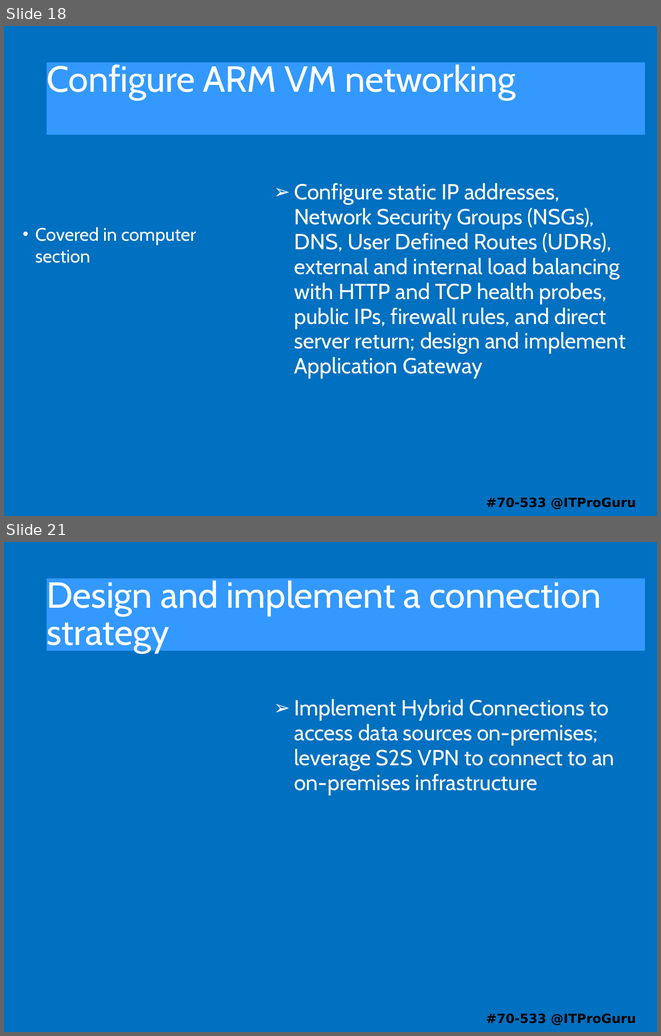
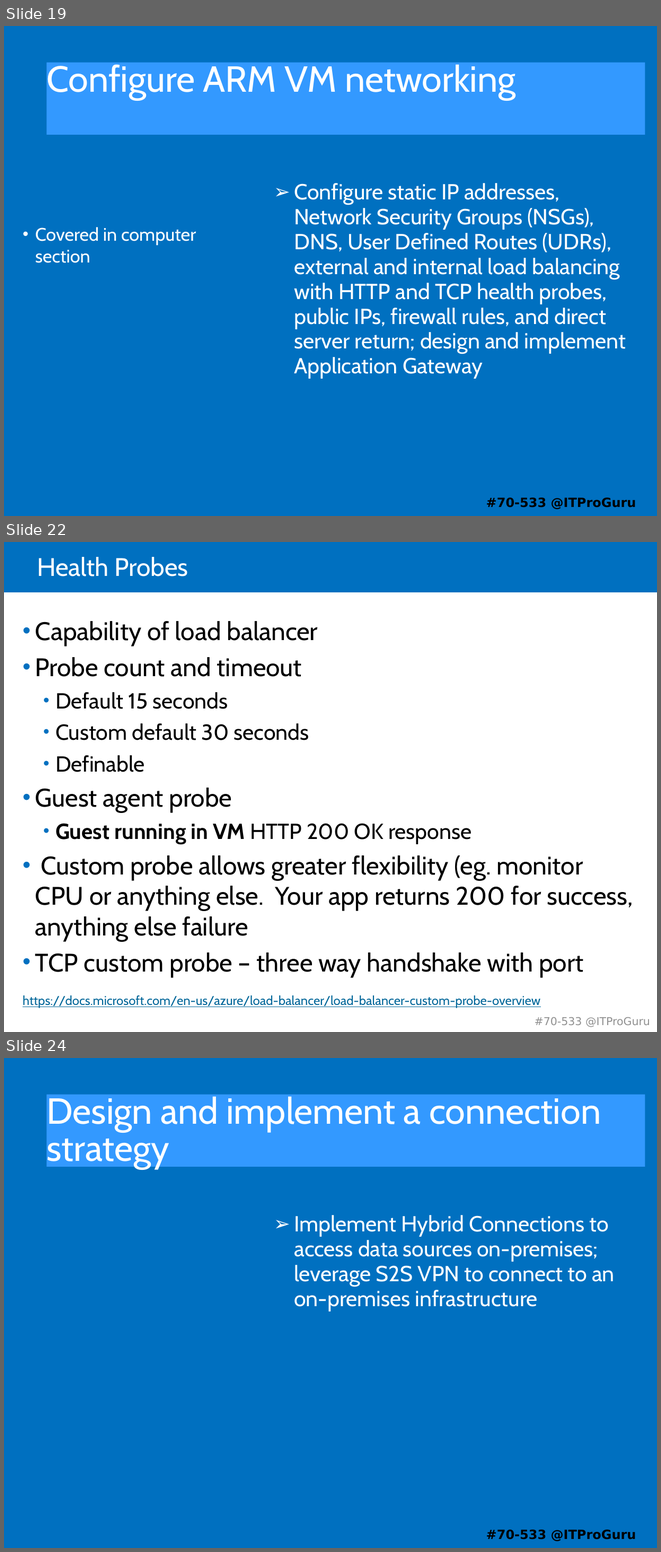
Before and after one commit to guruskill/70-533, a slide deck: 70-533-04-Network.pptx. Shown one above the other, each under a label of ours: slides 18 and 21 before the commit, slides 19, 22 and 24 after it; the slides between them are not shown. The pictures are 661x1036 and 661x1552 pixels, drawn with LibreOffice and Linux fonts; fonts in the diff are those of the drawing. Boxes give left, top, right and bottom in pixels: in the first picture for what was removed or moved away, otherwise in the second. Text is boxed around its words. In the diff, an @@ line names an element or a change of style, - is before the commit and + after.

```diff
--- a/70-533-04-Network.pptx
+++ b/70-533-04-Network.pptx
@@ slide 22 added at (4,542,657,1032), background #FFFFFF @@
@@ rectangle added at (4,542,657,592), fill #0070C0 @@
@@ title added at (37,557,188,576), 28 pt, text #FFFFFF @@
+Health Probes
@@ text added at (35,621,633,977), 28 pt, text #000000 @@
+• Capability of load balancer
+• Probe count and timeout
+  • Default 15 seconds
+  • Custom default 30 seconds
+  • Definable
+• Guest agent probe
+  • Guest running in VM HTTP 200 OK response
+• Custom probe allows greater flexibility (eg. monitor CPU or anything else. Your app returns 200 for success, anything else failure
+• TCP custom probe – three way handshake with port
@@ text added at (23,995,540,1008), 14 pt, text #006699, underline @@
+https://docs.microsoft.com/en-us/azure/load-balancer/load-balancer-custom-probe-overview
@@ text added at (535,1017,650,1027), 12 pt, text #909090 @@
+#70-533 @ITProGuru
@@ what was slide 18 is now slide 19 @@
@@ what was slide 21 is now slide 24 @@
```
Also in this commit, not shown: 4 slides changed, 6 other slides added, 7 slides removed.
